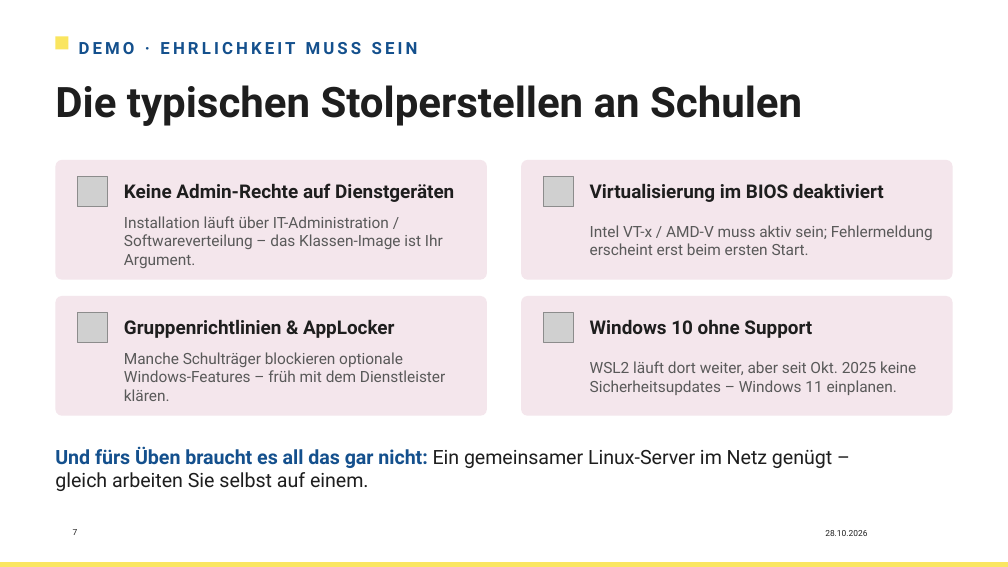
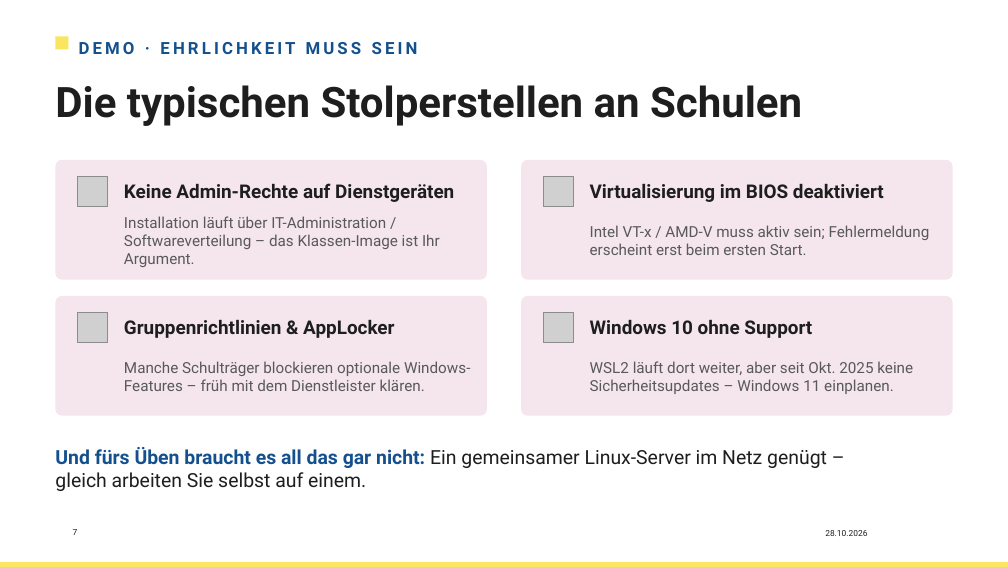
Before and after one commit to HerrZI/wsl2-school-lab, a slide deck: slide 7 of Workshop_WSL2_Linux_unterrichten_neu.pptx. Drawn at 1008x567 pixels with LibreOffice and Linux fonts; fonts in the diff are those of the drawing; grey boxes stand for pictures; background and template pictures are left out. Boxes give left, top, right and bottom in pixels: in the first picture for what was removed or moved away, otherwise in the second. Text is boxed around its words. In the diff, an @@ line names an element or a change of style, - is before the commit and + after.

Commit message:
...weiter...

```diff
--- a/Workshop_WSL2_Linux_unterrichten_neu.pptx
+++ b/Workshop_WSL2_Linux_unterrichten_neu.pptx
@@ size 14.7 to 14.5 pt in 4 elements at [124,216,440,267], [590,225,930,255], [124,361,470,391], [590,361,913,394] @@
@@ text "Und fürs Üben braucht es ..." at [55,447,827,491]: size 18.7 to 18.5 pt @@
```
Also in this commit, not shown: 12 other slides changed, 7 other files.
